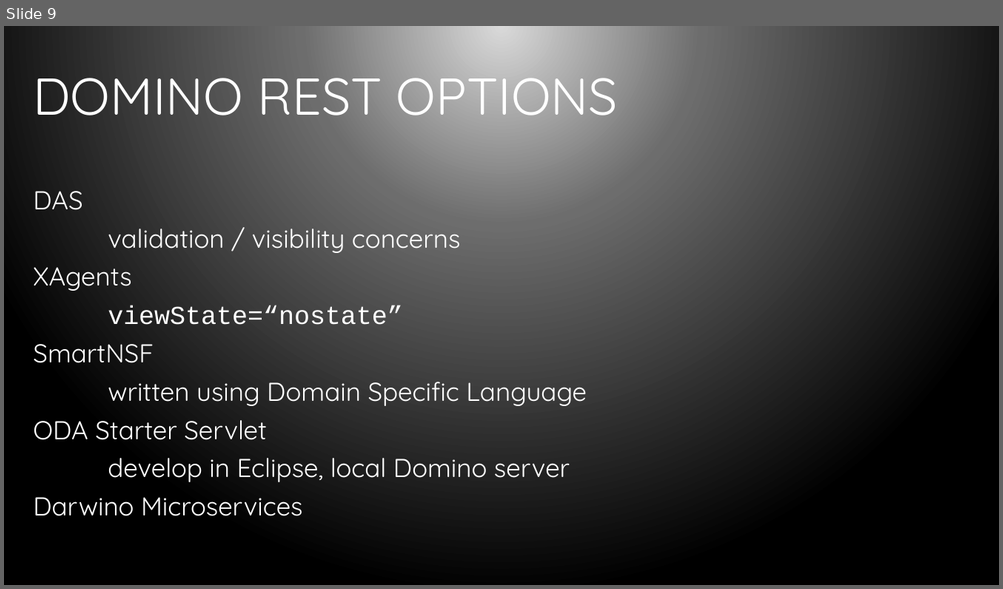
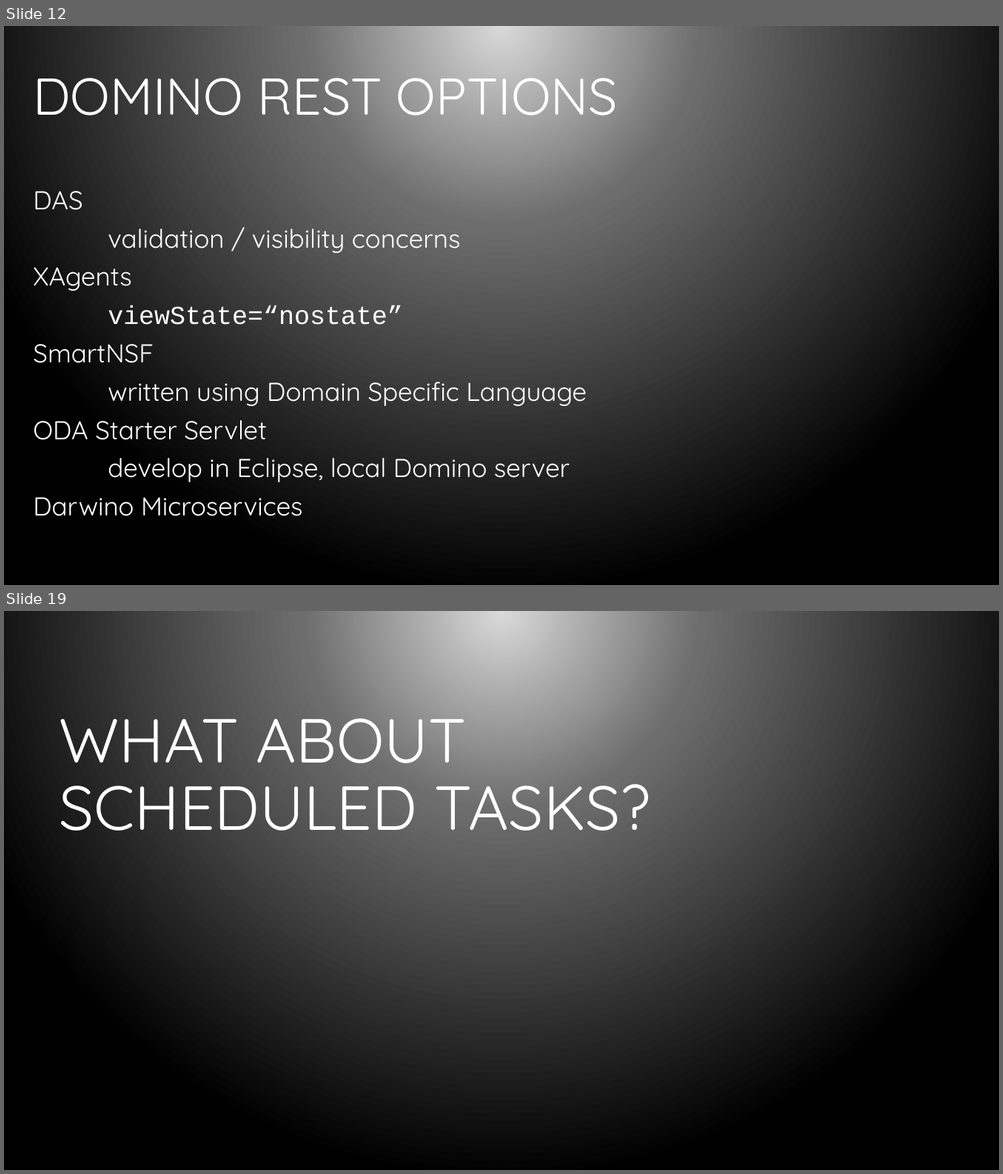
Before and after one commit to bleedingcode/domino-js-masterclass, a slide deck: presentation/8598 Domino and JS.pptx. Shown one above the other, each under a label of ours: slide 9 before the commit, slides 12 and 19 after it; the slides between them are not shown. The pictures are 1003x589 and 1003x1174 pixels, drawn with LibreOffice and Linux fonts; fonts in the diff are those of the drawing; background and template pictures are left out. Boxes give left, top, right and bottom in pixels: in the first picture for what was removed or moved away, otherwise in the second. Text is boxed around its words. In the diff, an @@ line names an element or a change of style, - is before the commit and + after.

```diff
--- a/presentation/8598 Domino and JS.pptx
+++ b/presentation/8598 Domino and JS.pptx
@@ slide 19 added at (x1=4, y1=611, x2=999, y2=1170), background gradient #D9D9D9 to #6D6D6D to #000000 @@
@@ title added at (x1=60, y1=698, x2=650, y2=846), 60 pt, text #FFFFFF @@
+WHAT ABOUT SCHEDULED TASKS?
@@ what was slide 9 is now slide 12 @@
```
Also in this commit, not shown: 13 other slides added.
